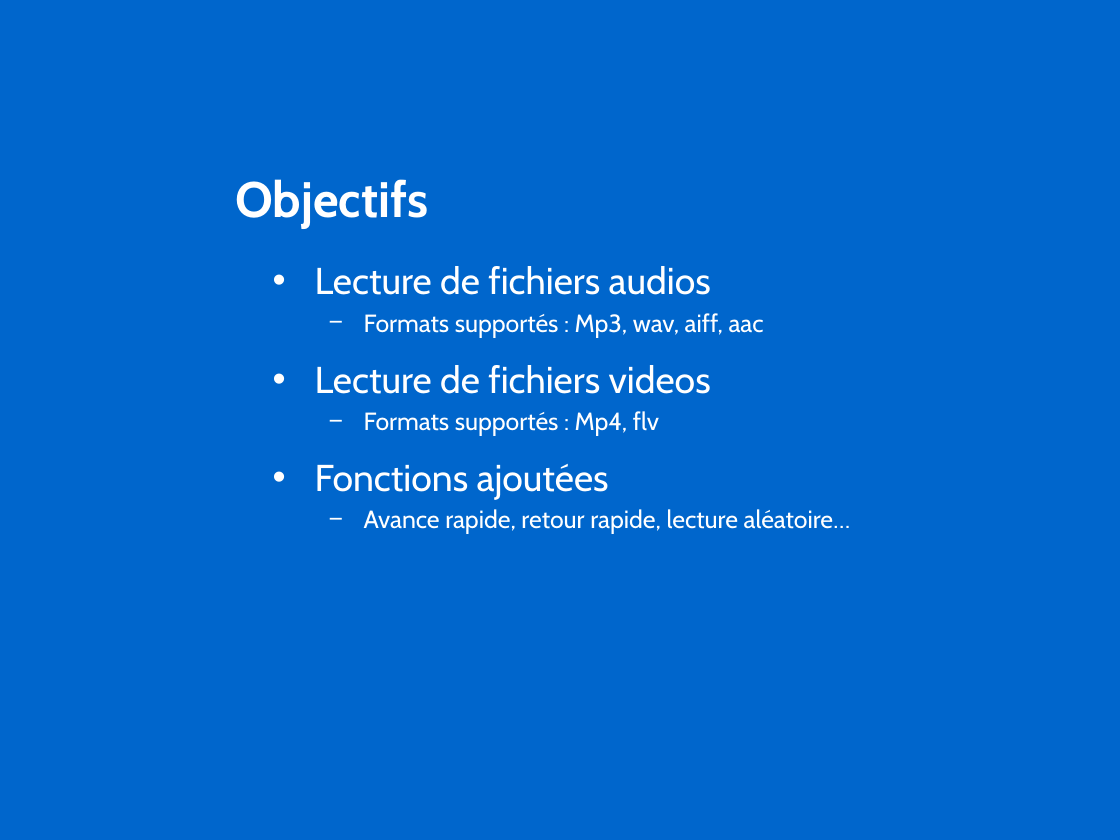
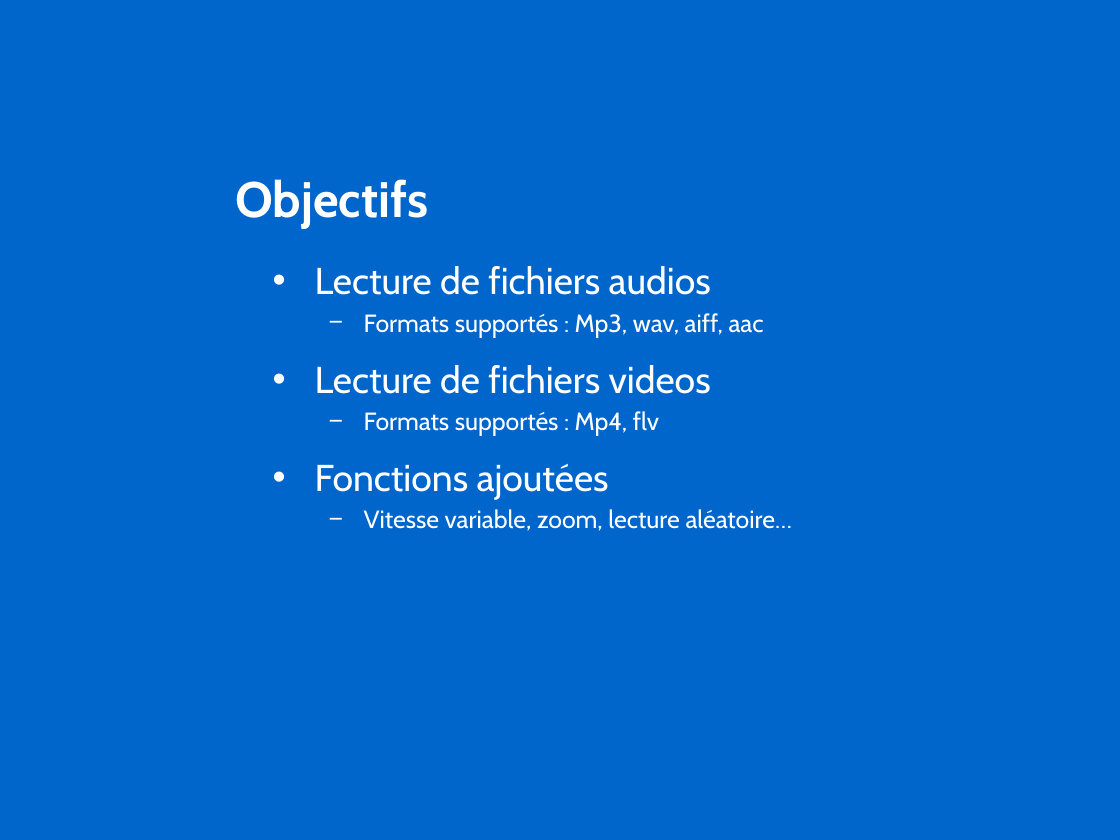
Before and after one commit to antoineNourZaf/PRO--OMP, a slide deck: slide 2 of Projet OMP.pptx. Drawn at 1120x840 pixels with LibreOffice and Linux fonts; fonts in the diff are those of the drawing; background and template pictures are left out. Boxes give left, top, right and bottom in pixels: in the first picture for what was removed or moved away, otherwise in the second. Text is boxed around its words. In the diff, an @@ line names an element or a change of style, - is before the commit and + after.

```diff
--- a/Projet OMP.pptx
+++ b/Projet OMP.pptx
@@ text at box(364, 509, 792, 531): text changed @@
-  − Avance rapide, retour rapide, lecture aléatoire…
+  − Vitesse variable, zoom, lecture aléatoire…
```
Also in this commit, not shown: 5 other slides changed.
